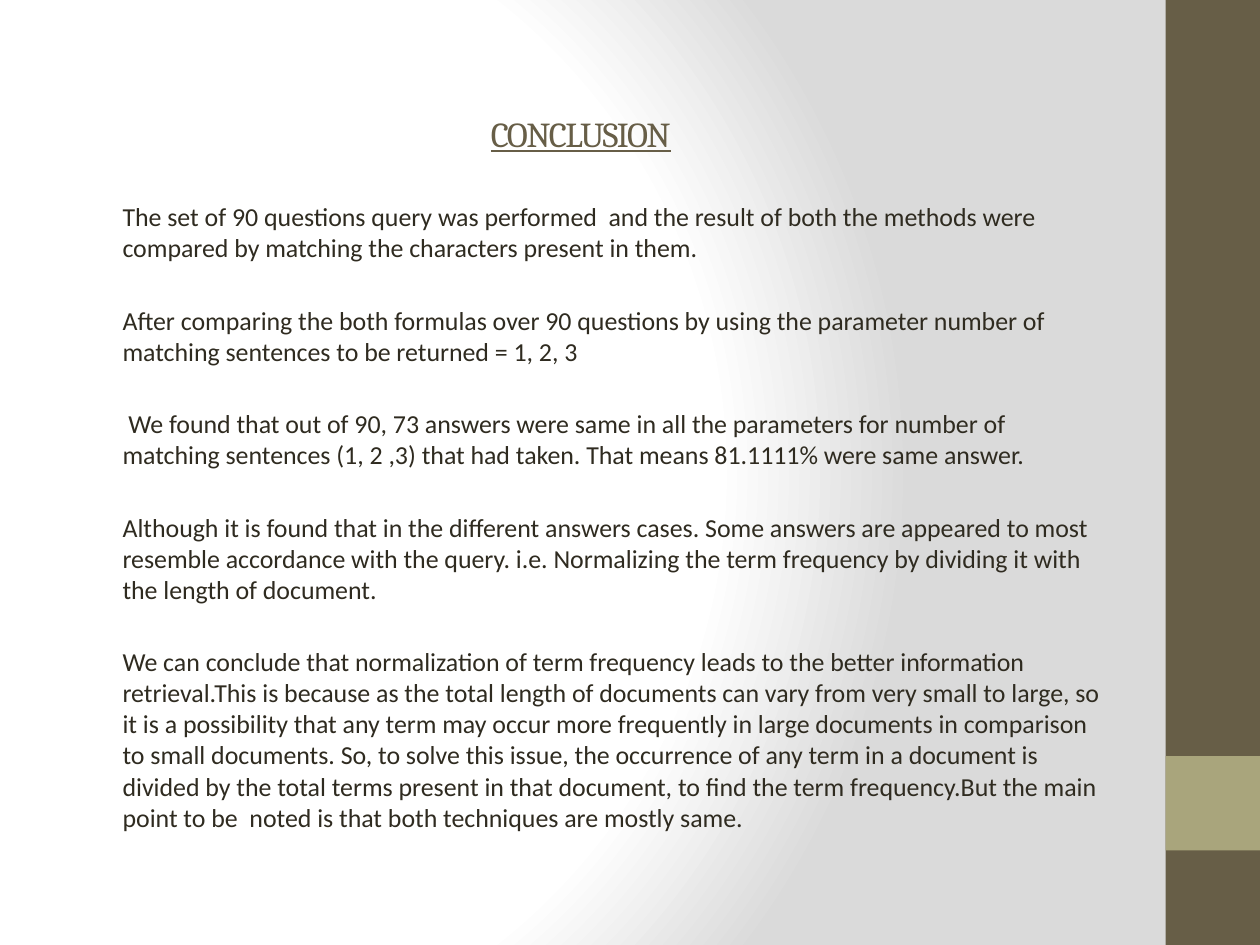
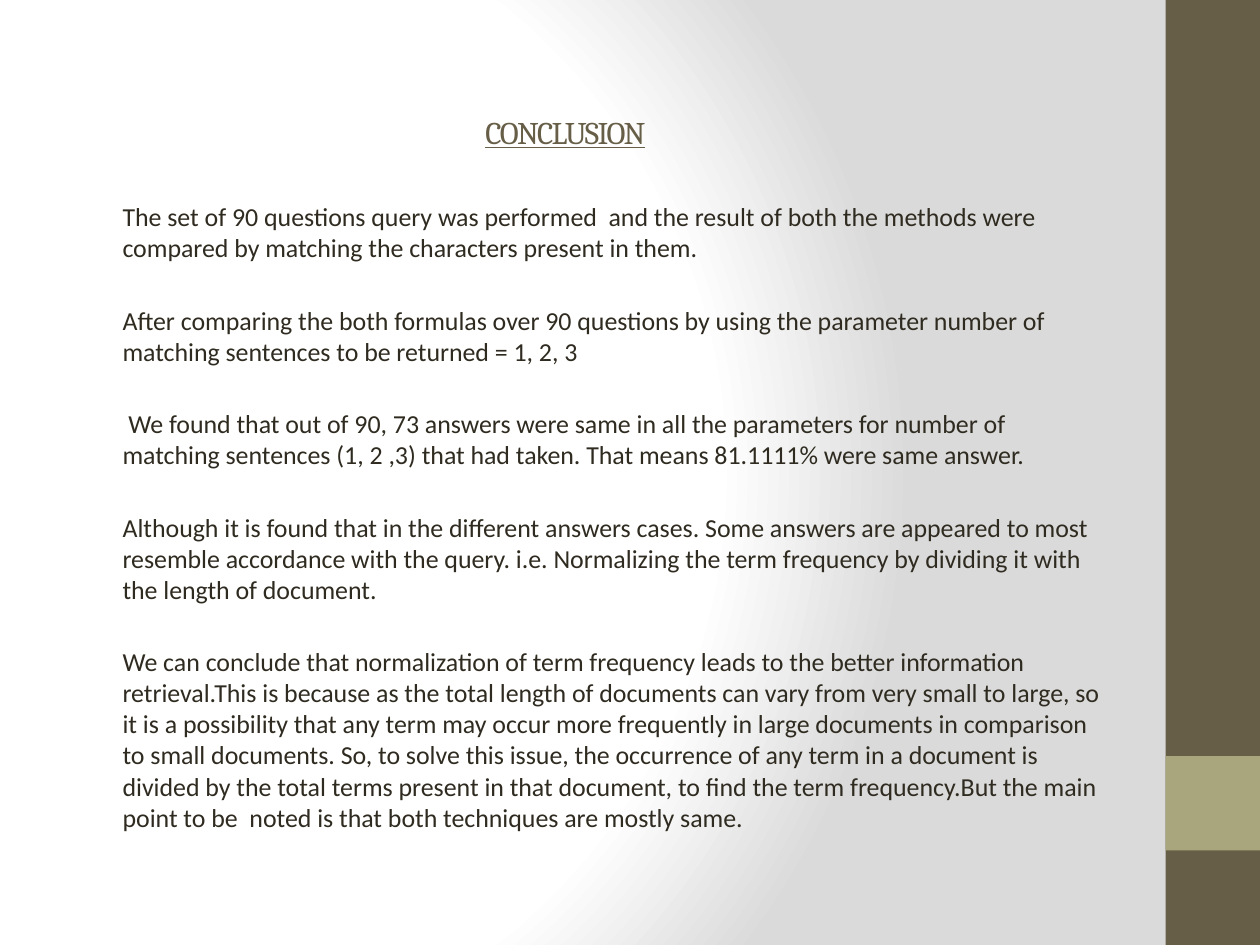
Before and after one commit to Sapan-Ravidas/QuestionsAnswers, a slide deck: slide 12 of INTRODUCTION.pptx. Drawn at 1260x945 pixels with LibreOffice and Linux fonts; fonts in the diff are those of the drawing. Boxes give left, top, right and bottom in pixels: in the first picture for what was removed or moved away, otherwise in the second. Text is boxed around its words. In the diff, an @@ line names an element or a change of style, - is before the commit and + after.

```diff
--- a/INTRODUCTION.pptx
+++ b/INTRODUCTION.pptx
@@ title "CONCLUSION" at <box>485,122,645,148</box>: size 20 to 18 pt @@
```
Also in this commit, not shown: 5 other slides changed.
